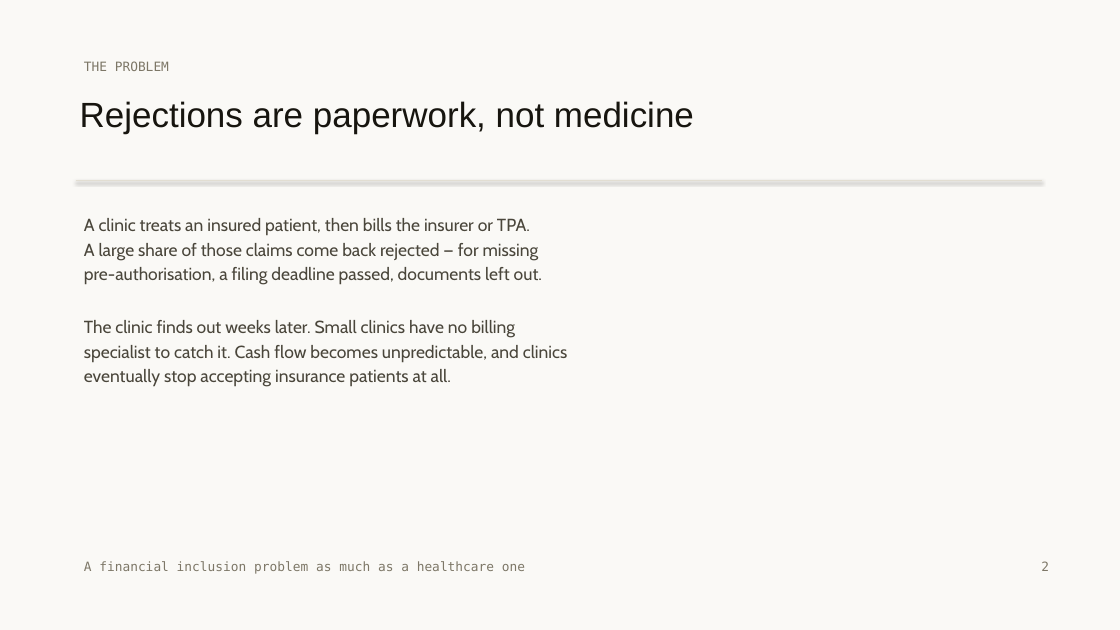
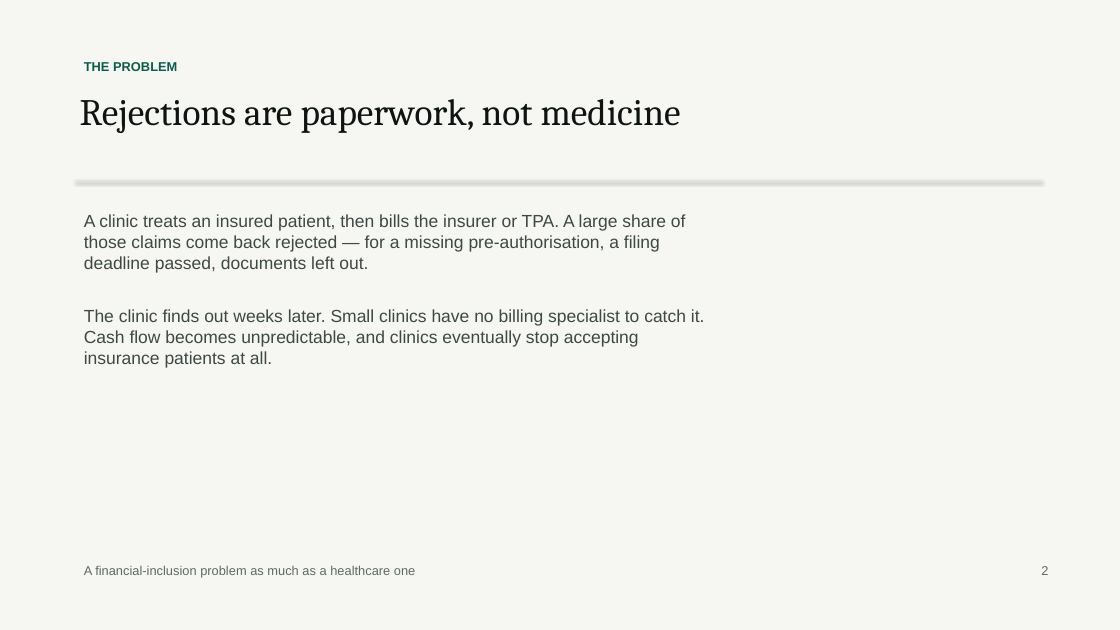
Before and after one commit to mirza-ahsan/tasdeeq-e-bima, a slide deck: slide 2 of docs/deck.pptx. Drawn at 1120x630 pixels with LibreOffice and Linux fonts; fonts in the diff are those of the drawing. Boxes give left, top, right and bottom in pixels: in the first picture for what was removed or moved away, otherwise in the second. Text is boxed around its words. In the diff, an @@ line names an element or a change of style, - is before the commit and + after.

```diff
--- a/docs/deck.pptx
+++ b/docs/deck.pptx
@@ background #FAF9F6 to #F6F6F3 @@
@@ text "THE PROBLEM" at <box>84,62,177,71</box>: font DejaVu Sans Mono to Arial, text colour #7D7767 to #0B5D4B, bold on @@
@@ text "Rejections are paperwork, not medicine" at <box>80,99,681,133</box>: size 30 to 32 pt, font Arial to Cambria, text colour #17150F to #0E1412 @@
@@ text at <box>84,214,705,368</box>: text changed; font Cabin to Arial; text colour #4A463B to #3E4945 @@
-A clinic treats an insured patient, then bills the insurer or TPA.
-A large share of those claims come back rejected — for missing
-pre-authorisation, a filing deadline passed, documents left out.
-The clinic finds out weeks later. Small clinics have no billing
-specialist to catch it. Cash flow becomes unpredictable, and clinics
-eventually stop accepting insurance patients at all.
+A clinic treats an insured patient, then bills the insurer or TPA. A large share of those claims come back rejected — for a missing pre-authorisation, a filing deadline passed, documents left out.
+The clinic finds out weeks later. Small clinics have no billing specialist to catch it. Cash flow becomes unpredictable, and clinics eventually stop accepting insurance patients at all.
@@ text at <box>84,565,415,578</box>: text changed; font DejaVu Sans Mono to Arial; text colour #7D7767 to #5F6A66 @@
-A financial inclusion problem as much as a healthcare one
+A financial-inclusion problem as much as a healthcare one
@@ text "2" at <box>1041,566,1048,575</box>: font DejaVu Sans Mono to Arial, text colour #7D7767 to #5F6A66 @@
```
Also in this commit, not shown: 3 other slides changed, 5 slides added, 5 slides removed, 2 other files.
